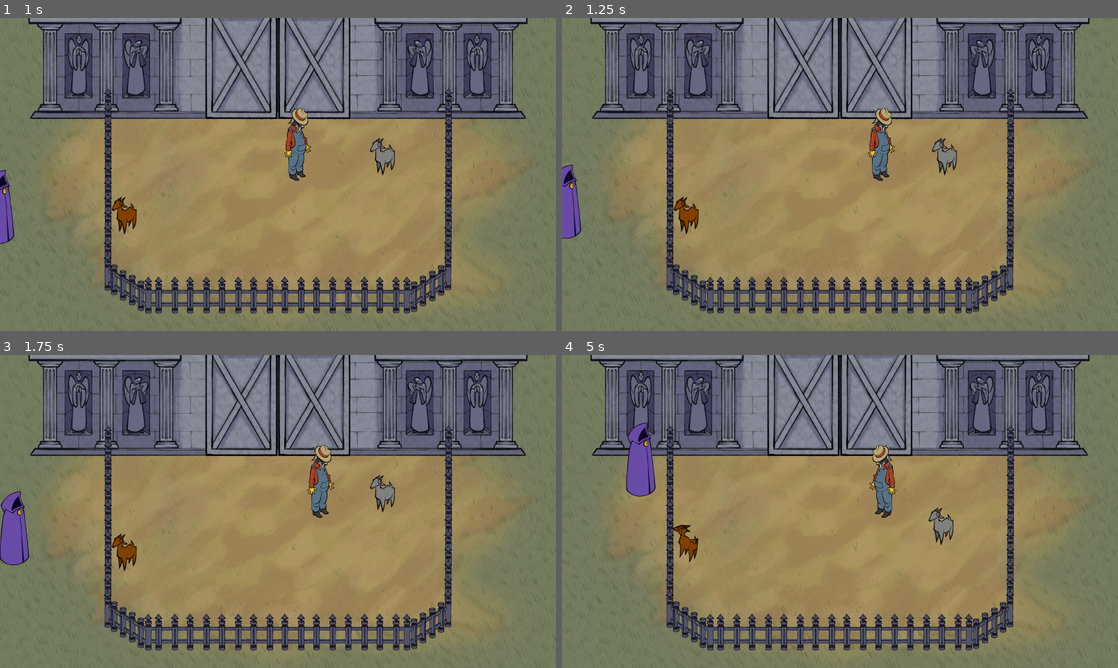
Above: before the commit, frames 1-4 (two rows, left to right).
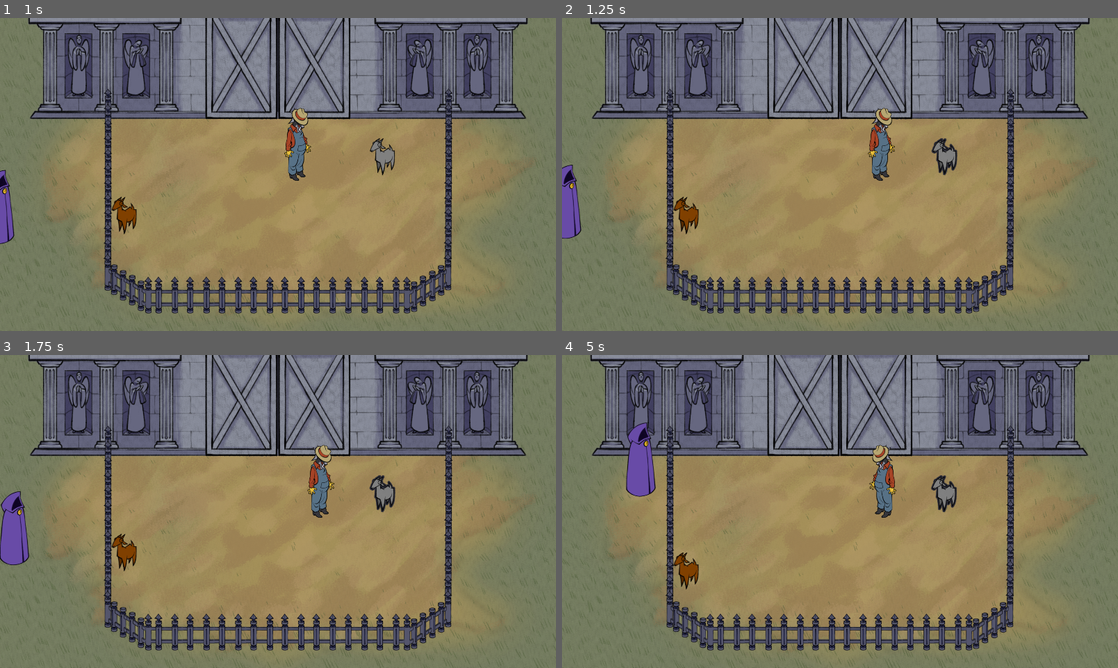
Above: after the commit, the same moments.

Repository: jadicodes/goat-game
Game: Godot game, scene res://farm/farm.tscn
Same seed, same stepped clock (60 frames per second), same inputs: the game is played once before the commit and once after it.
Inputs (mouse positions are in pixels of both pictures, inside the frame that each line leads up to):
- Up to frame 1 (1 s): tap Enter at 0.5 s; move the mouse to (400, 158) at 0.52 s; hold D (move_right) from 0.53 s (still down); hold E (interact) from 0.53 s (still down); click (400, 158) at 0.67 s
- Up to frame 2 (1.25 s): keep holding D (move_right); keep holding E (interact)
- Up to frame 3 (1.75 s): release D (move_right) at 1.25 s; release E (interact) at 1.25 s; drag from (166, 527) to (278, 417) at 1.27 s
- Up to frame 4 (5 s): move the mouse to (895, 442) at 2.02 s; hold D (move_right) 2.03-2.75 s; hold Shift 2.03-2.75 s; tap E (interact) at 2.3 s; drag from (812, 574) to (684, 561) at 2.77 s; move the mouse to (1006, 558) at 3.52 s; hold A (move_left) 3.53-4.25 s; hold E (interact) 3.53-4.25 s; tap Ctrl at 3.6 s; drag from (673, 464) to (940, 514) at 4.27 s

Frame 1 is identical in both runs. In frame 2, 0.2% of the frame differs, in the area x 66-72%, y 38-51%; in frame 3, 0.2%; in frame 4, 1.2%, in the area x 20-71%, y 38-75%.

Commit message:
Improve farmer hitcast

Diff:
--- a/project/farmer/farmer.gd
+++ b/project/farmer/farmer.gd
@@ -6,17 +6,17 @@
 var _following_goats: Array[Goat] = []
 var _last_hovered: Node
 
-@onready var hit_cast: RayCast2D = %HitCast
+@onready var hit_cast: ShapeCast2D = %HitCast
 
 
 func _process(_delta: float) -> void:
-	var collider = $HitCast.get_collider()
+	if not hit_cast.is_colliding():
+		return
+
+	var collider = $HitCast.get_collider(0)
 
 	if collider != _last_hovered and _last_hovered:
 		_last_hovered.stop_hover()
-
-	if not collider:
-		return
 
 	if collider.has_method("hover"):
 		collider.hover()
@@ -37,9 +37,12 @@
 
 
 func attempt_interact() -> void:
-	var hit := hit_cast.get_collider() as Node
+	if not hit_cast.is_colliding():
+		return
 
-	if not hit or not hit.has_method("interact"):
+	var hit := hit_cast.get_collider(0) as Node
+
+	if not hit.has_method("interact"):
 		print("No interactable objects nearby.")
 		return
 
--- a/project/farmer/farmer.tscn
+++ b/project/farmer/farmer.tscn
@@ -7,6 +7,9 @@
 
 [sub_resource type="CircleShape2D" id="CircleShape2D_7h16g"]
 radius = 32.249
+
+[sub_resource type="CircleShape2D" id="CircleShape2D_d38dk"]
+radius = 32.0
 
 [node name="Farmer" type="CharacterBody2D"]
 collision_mask = 9
@@ -25,10 +28,10 @@
 [node name="CollisionShape2D" type="CollisionShape2D" parent="."]
 shape = SubResource("CircleShape2D_7h16g")
 
-[node name="HitCast" type="RayCast2D" parent="."]
+[node name="HitCast" type="ShapeCast2D" parent="."]
 unique_name_in_owner = true
-position = Vector2(1, -96)
+shape = SubResource("CircleShape2D_d38dk")
 target_position = Vector2(148, 0)
+max_results = 1
 collision_mask = 4
-hit_from_inside = true
 collide_with_areas = true
--- a/project/goat/state_machine/goat_hidden_state.gd
+++ b/project/goat/state_machine/goat_hidden_state.gd
@@ -3,23 +3,25 @@
 
 
 var _start_color: Color
+var _start_collision_layer: int
 var _tween: Tween
 
 func enter(_previous_state_path: String, _data := {}) -> void:
 	_start_color = Color(goat.modulate)
+	_start_collision_layer = goat.collision_layer
 	goat.velocity = Vector2.ZERO
 	_tween = get_tree().create_tween()
 	_tween.tween_property(goat, "modulate", Color.hex(0x1d1c2a00), 1)
 	_tween.tween_callback(func() -> void:
-		goat.visible = false
+		goat.hide()
+		goat.collision_layer = 0
 	)
 
 
 func exit() -> void:
-	goat.visible = true
+	assert(_tween, "Tween must be initialized before exiting GoatHiddenState.")
 
-	if not _tween:
-		return
-
+	goat.show()
 	_tween.kill()
+	goat.collision_layer = _start_collision_layer
 	goat.modulate = _start_color
Not shown: 1 places in project/farmer/farmer.tscn that only renumber resources
Not shown: 1 places in project/shopper/shopper.tscn that only renumber resources
